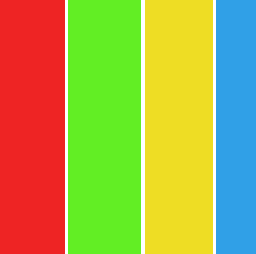
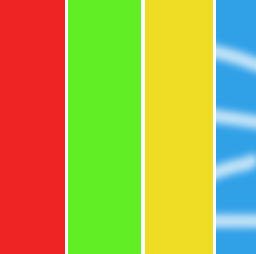
The second 256×254 image is a revision of the first. Changes to its layers:
painted on "Rectangle 4", unmasked it over [216, 37, 256, 236]
